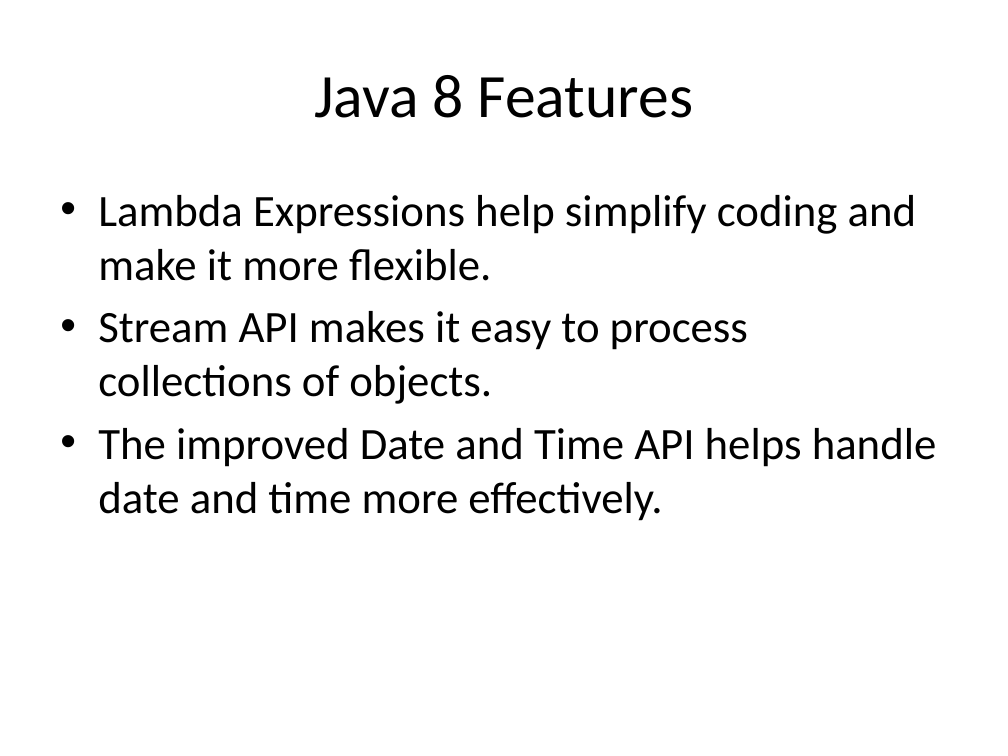
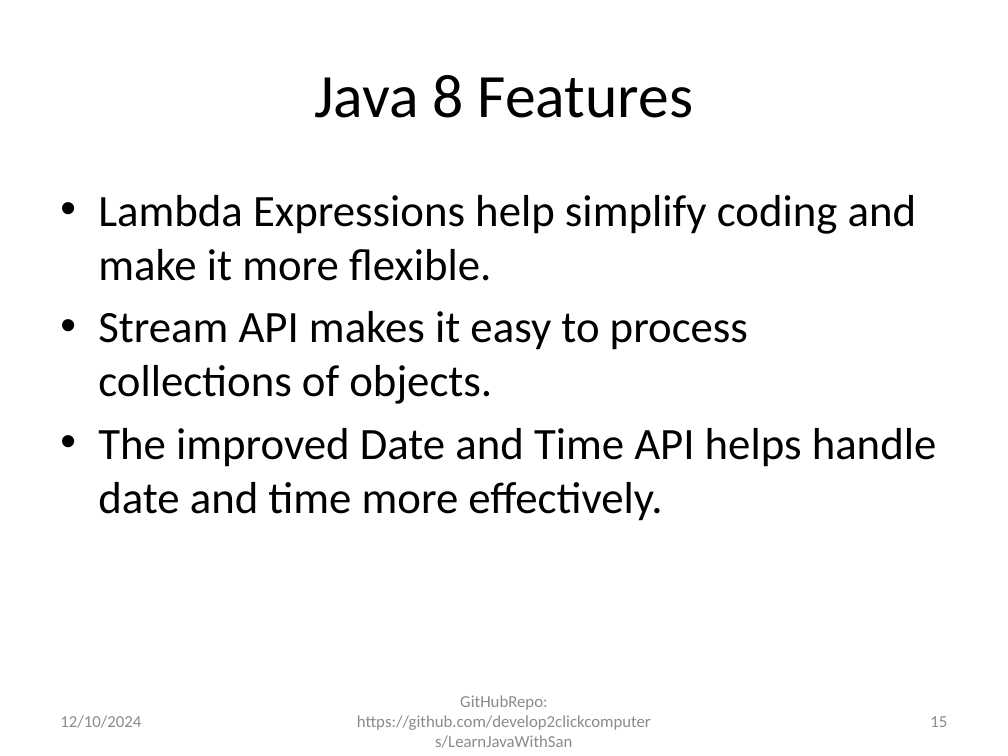
Before and after one commit to develop2clickcomputers/LearnJavaWithSan, a slide deck: slide 15 of Introduction_to_Java_8_for_Grade_10_Students.pptx (slide 6 before the commit). Drawn at 1008x756 pixels with LibreOffice and Linux fonts; fonts in the diff are those of the drawing. Boxes give left, top, right and bottom in pixels: in the first picture for what was removed or moved away, otherwise in the second. Text is boxed around its words. In the diff, an @@ line names an element or a change of style, - is before the commit and + after.

```diff
--- a/Introduction_to_Java_8_for_Grade_10_Students.pptx
+++ b/Introduction_to_Java_8_for_Grade_10_Students.pptx
@@ text added at [60,715,141,728], 12 pt, text #8C8C8C @@
+12/10/2024
@@ text added at [357,695,651,748], 12 pt, text #8C8C8C @@
+GitHubRepo: https://github.com/develop2clickcomputers/LearnJavaWithSan
@@ page number added at [930,716,947,727], 12 pt, text #8C8C8C @@
+15
```
Also in this commit, not shown: 9 other slides changed, 9 slides added.
